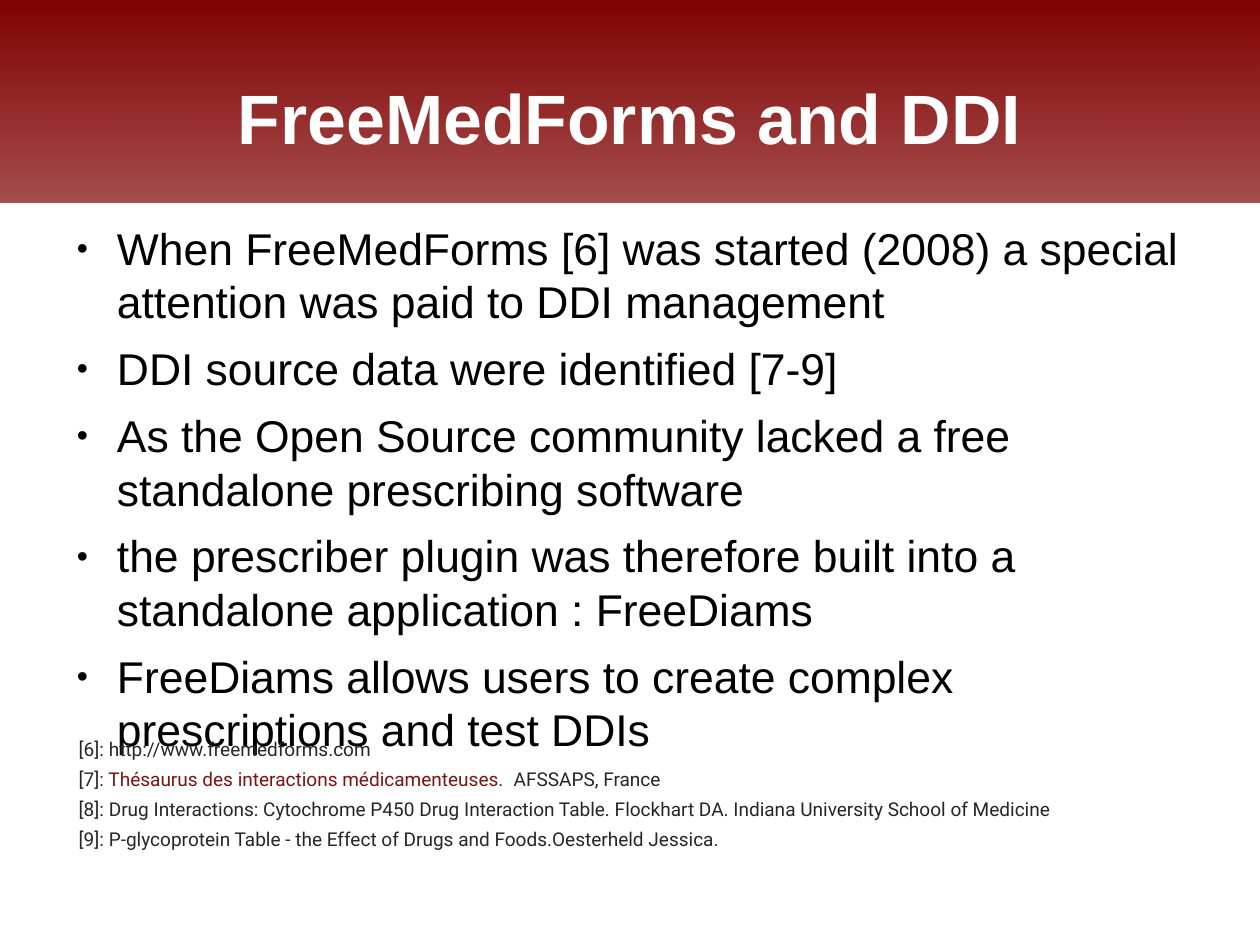
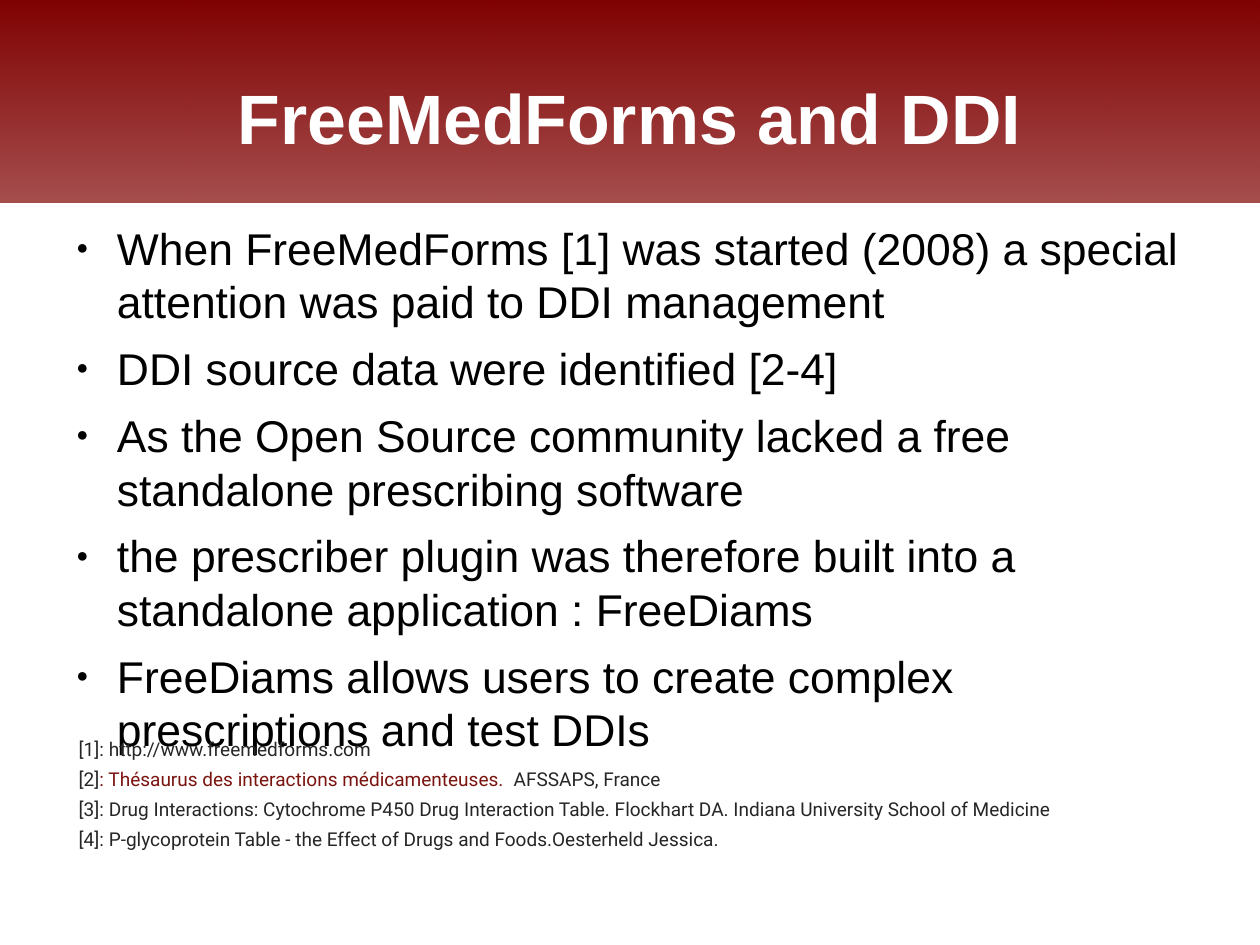
Before and after one commit to FreeHealth/freehealth, a slide deck: slide 3 of science/freemedforms_fosdem2011.odp (slide 7 before the commit). Drawn at 1260x945 pixels with LibreOffice and Linux fonts; fonts in the diff are those of the drawing; background and template pictures are left out. Boxes give left, top, right and bottom in pixels: in the first picture for what was removed or moved away, otherwise in the second. Text is boxed around its words. In the diff, an @@ line names an element or a change of style, - is before the commit and + after.

```diff
--- a/science/freemedforms_fosdem2011.odp
+++ b/science/freemedforms_fosdem2011.odp
@@ text at (117,232,1178,395): text changed @@
-● When FreeMedForms [6] was started (2008) a special attention was paid to DDI management
-● DDI source data were identified [7-9]
+● When FreeMedForms [1] was started (2008) a special attention was paid to DDI management
+● DDI source data were identified [2-4]
@@ text at (79,739,1050,850): text changed @@
-[6]: http://www.freemedforms.com
-[7]: Thésaurus des interactions médicamenteuses. AFSSAPS, France
-[8]: Drug Interactions: Cytochrome P450 Drug Interaction Table. Flockhart DA. Indiana University School of Medicine
-[9]: P-glycoprotein Table - the Effect of Drugs and Foods.Oesterheld Jessica.
+[1]: http://www.freemedforms.com
+[2]: Thésaurus des interactions médicamenteuses. AFSSAPS, France
+[3]: Drug Interactions: Cytochrome P450 Drug Interaction Table. Flockhart DA. Indiana University School of Medicine
+[4]: P-glycoprotein Table - the Effect of Drugs and Foods.Oesterheld Jessica.
```
Also in this commit, not shown: 3 other slides changed, 4 slides added, 4 slides removed.
